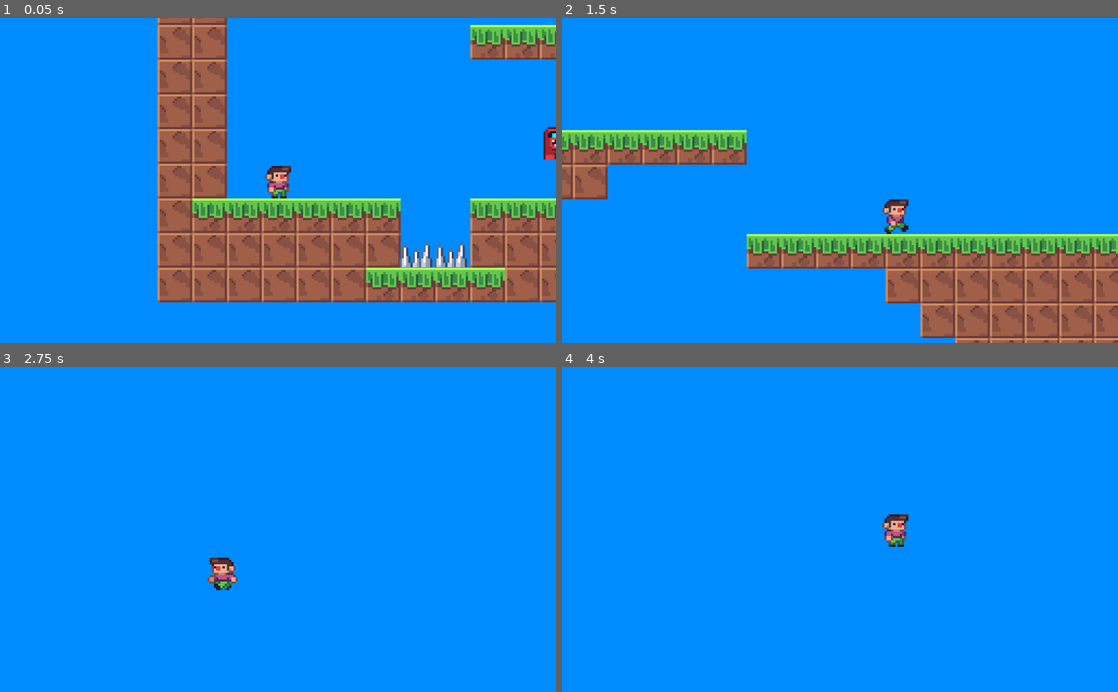
Above: before the commit, frames 1-4 (two rows, left to right).
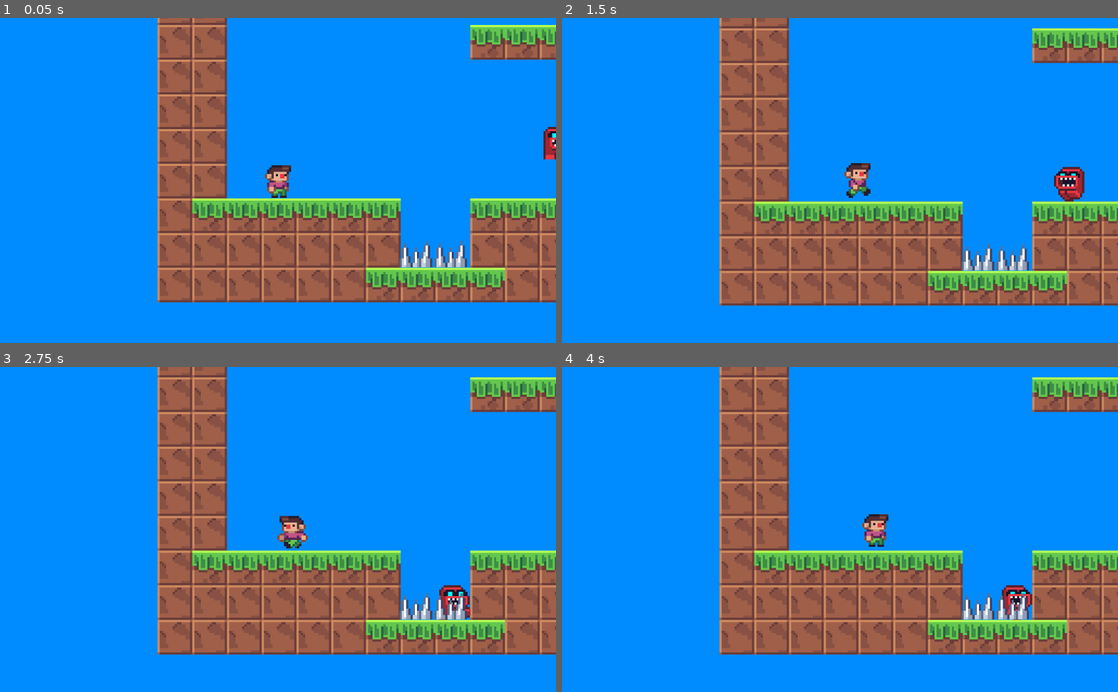
Above: after the commit, the same moments.

Repository: Evanator05/JuansJourney
Game: Godot game, scene res://Levels/5-1.tscn
Two runs of this game, one before a commit and one after it. Both use one fixed random seed, a clock stepped at 60 frames per second and the inputs below.
Inputs:
- Up to frame 1 (0.05 s): no input
- Up to frame 2 (1.5 s): tap Enter at 0.5 s; hold Right (ui_right) from 0.53 s (still down); tap Up (ui_up) at 0.77 s
- Up to frame 3 (2.75 s): tap Up (ui_up) at 1.52 s; release Right (ui_right) at 2.03 s; hold Left (ui_left) from 2.03 s (still down)
- Up to frame 4 (4 s): release Left (ui_left) at 2.78 s; hold Right (ui_right) from 2.78 s (still down); tap Up (ui_up) at 3.02, 3.77 s

The runs differ from the first frame. In frame 1, 0.1% of the frame differs, in the area x 47-53%, y 45-56%; in frame 2, 36%, in the area x 0-100%, y 0-100%; in frame 3, 30%; in frame 4, 31%.

Commit message:
fixed delta

Diff:
--- a/Code/Juan.gd
+++ b/Code/Juan.gd
@@ -23,7 +23,6 @@
 var dead = 0
 onready var current_level = get_parent()
 
-
 func _process(delta):
 	var lkey = Input.is_action_pressed("ui_left")
 	var rkey = Input.is_action_pressed("ui_right")
@@ -33,10 +32,10 @@
 	onfloor = is_on_floor()
 	onwall = is_on_wall()
 
-	acceleration = 16*144*delta
-	maxspeed = 200*144*delta
-	jumpforce = 450*144*delta
-	gravity = 8*144*delta
+	acceleration = 1000*delta
+	maxspeed = 1000*delta
+	jumpforce = 450*delta
+	gravity = 8*delta
 
 	#walking
 	movement.x += xDir*acceleration
